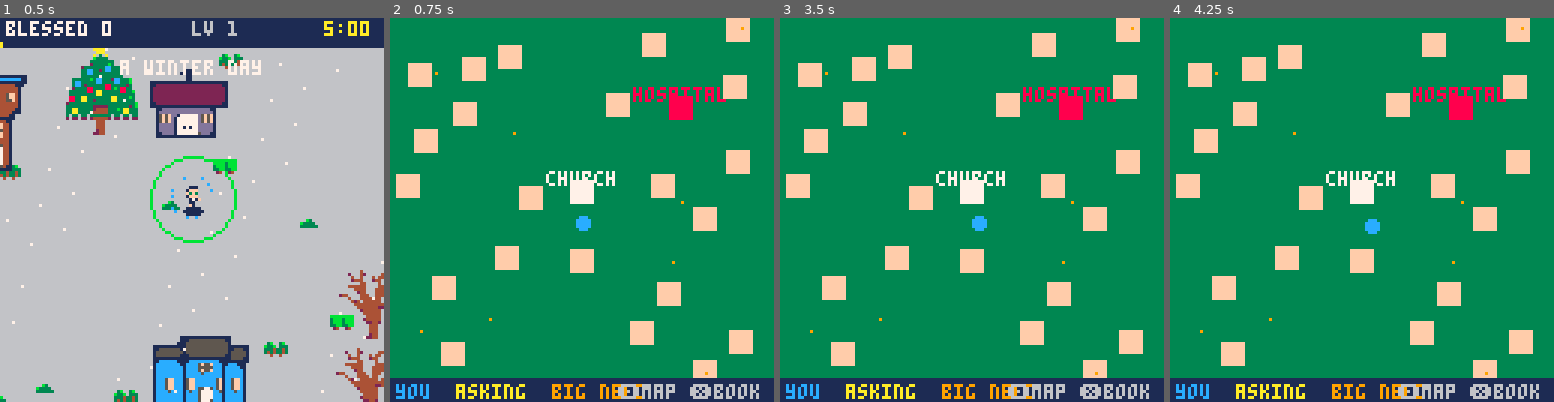
Above: before the commit, frames 1-4 (left to right).
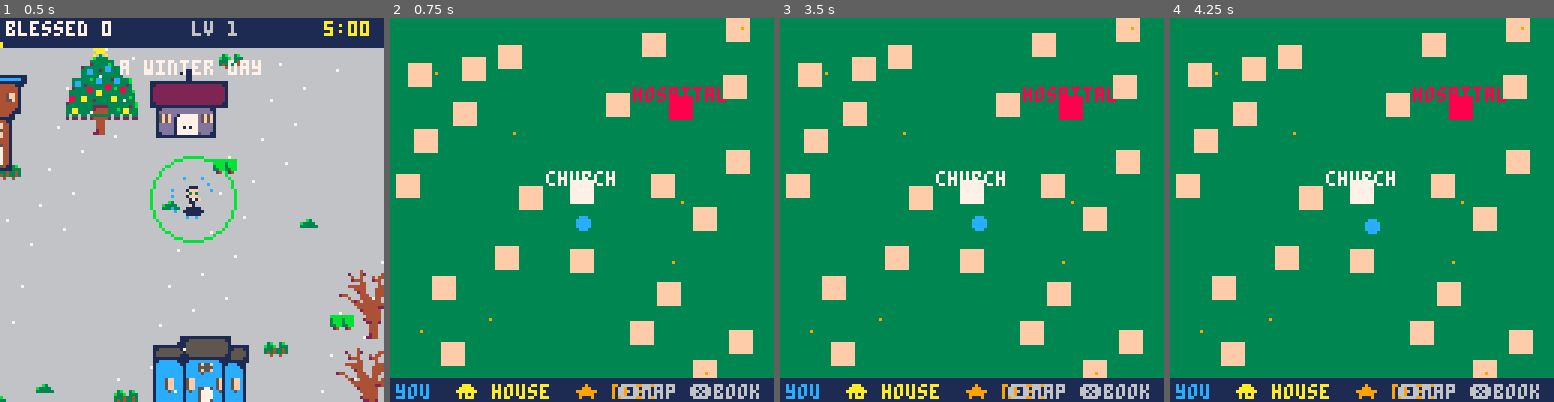
Above: after the commit, the same moments.

Repository: shalone86/sdcourses
Game: PICO-8 cartridge game/blessed.p8
Same seed, same stepped clock (60 frames per second), same inputs: the game is played once before the commit and once after it.
Inputs:
- Up to frame 1 (0.5 s): tap X (X key) at 0.33 s
- Up to frame 2 (0.75 s): tap O (Z key) at 0.7 s
- Up to frame 3 (3.5 s): tap X (X key) at 1.07, 1.85, 2.97 s; hold Right 1.6-2.1 s; tap O (Z key) every 0.4 s from 1.7 to 3.3 s; hold Up 2.15-2.42 s; hold Right 2.47-3.03 s; hold Left from 3.08 s (still down)
- Up to frame 4 (4.25 s): release Left at 3.58 s; hold Down 3.63-3.97 s; tap O (Z key) at 3.7, 4.1 s; hold Right from 4.02 s (still down); tap X (X key) at 4.08 s

Frame 1 is identical in both runs. In frame 2, 0.8% of the frame differs, in the area x 17-69%, y 95-100%; in frame 3, 0.8%; in frame 4, 0.8%.

Commit message:
Blessed!: house and big-need symbols on screen, at its edges and on the map; easier Benedictine
A blinking house symbol sits over each house waiting for a blessing
(orange for a big need there); at the screen's edge a house, star or +
points to houses, big needs and a filling hospital. The map shows only
those needs, as the same symbols. Benedictine unlocks with 30 or fewer
missed. Her big pictures are referred to by number (saves tokens).

Co-Authored-By: Claude Opus 5.5 <noreply@anthropic.com>
Claude-Session: https://claude.ai/code/session_014A5HNbCtgPJAi8nNk3cpQw

Diff:
--- a/game/blessed.p8
+++ b/game/blessed.p8
@@ -50,7 +50,6 @@
 -- @end
 
 -- @big (npm run pico8 writes her 32x32 art here)
-big={["church-1"]=0,["church-2"]=1,["church-3"]=2,["cathedral"]=3,["hospital"]=4,["chapel"]=5,["house-1"]=6,["house-2"]=7,["house-3"]=8,["house-4"]=9,["tree-1"]=10,["tree-2"]=11,["tree-3"]=12,["tree-4"]=13,["tree-5"]=14,["tree-6"]=15,["christmas-tree"]=16,["marian-garden"]=17}
 bigart="33333333333333333333333333333333333333333333333332777733335bbb533325bbb9433307bbb9433304bbbb8433304bbbb8433305b …(3252 unchanged characters)…
 -- @end big
 
@@ -81,7 +80,7 @@
  poke(0x5f55,0x60) -- back to the screen
 end
 
--- draw big picture n (from big[...])
+-- draw big picture n
 -- with its top left at x,y
 function bigspr(n,x,y,fl)
  if n<8 then
@@ -245,7 +244,7 @@
 chars={
  {n="priest",s=0,w=6,d="the parish priest"},
  {n="benedictine",s=28,w=30,d="people wait longer",
-  u="5 or fewer missed in a day"},
+  u="30 or fewer missed in a day"},
  {n="dominican",s=60,w=62,d="garden; more rosaries",
   u="marian garden 3 times in a day"},
  {n="franciscan",s=64,w=66,d="starts as chaplain",
@@ -267,7 +266,7 @@
 function check_unlocks()
  local f=0
  for i=1,#combos do if dget(1)&(1<<i)>0 then f+=1 end end
- local won={false,missed<=5 and score>=50,l("marian garden")>=3,
+ local won={false,missed<=30 and score>=50,l("marian garden")>=3,
   sick_healed>=50,f>=3,cath,score>=500}
  newchar=nil
  for i=2,#chars do
@@ -1004,26 +1003,28 @@
 end
 
 -- her drawing for a building
+-- (her big pictures by number, in
+-- the order of "big" in sprites.json:
+-- 0-2 church levels, 3 cathedral,
+-- 4 hospital, 5 chapel, 6-9 houses,
+-- 10-15 trees 1-6, 16 christmas
+-- tree, 17 marian garden)
 function art(b)
- local name
- if b.k=="church" then
-  name=cath and "cathedral" or "church-"..min(church+1,3)
- elseif b.k=="hosp" then name="hospital"
- elseif b.k=="chapel" then name="chapel"
- elseif b.k=="house" then name="house-"..b.v end
- return big[name]
+ if b.k=="church" then return cath and 3 or min(church,2) end
+ if b.k=="house" then return 5+b.v end
+ return b.k=="hosp" and 4 or 5
 end
 
 -- a big tree (4 people tall); in
 -- winter leafy trees are bare and
 -- some pines are christmas trees
 function tree(tr)
- local name="tree-"..tr.k
+ local n=9+tr.k
  if season==4 then
-  if tr.k!=4 then name="tree-"..tr.bare
-  elseif tr.xmas then name="christmas-tree" end
- end
- bigspr(big[name],tr.x-16,tr.y-32)
+  if tr.k!=4 then n=9+tr.bare
+  elseif tr.xmas then n=16 end
+ end
+ bigspr(n,tr.x-16,tr.y-32)
 end
 
 function draw_person(q)
@@ -1065,11 +1066,8 @@
  end
  for it in all(items) do pset(it.x/4,it.y/4,9) end
  for q in all(people) do
-  if q.ev then
-   circfill(q.x/4,q.y/4,1,t%10<5 and 9 or 7)
-  elseif q.k!="walk" then
-   pset(q.x/4,q.y/4,t%10<5 and 10 or 7)
-  end
+  if q.ev then print("\146",q.x/4-3,q.y/4-2,t%10<5 and 9 or 7)
+  elseif q.k=="home" then print("\138",q.x/4-3,q.y/4-2,t%10<5 and 10 or 7) end
  end
  print("church",church_x/4-10,church_y/4-7,7)
  print("hospital",hosp_x/4-14,hosp_y/4-7,8)
@@ -1079,7 +1077,7 @@
  if hosp_need>0 then print("+"..hosp_need,hosp_x/4-2,hosp_y/4+6,chap and 8 or 5) end
  circfill(p.x/4,p.y/4,2,t%10<5 and 12 or 7)
  rectfill(0,120,127,127,1)
- print("\fcyou  \faasking  \f9big need",2,122)
+ print("\fcyou  \fa\138 house  \f9\146 need",2,122)
  print("\142map \151book",76,122,6)
 end
 
@@ -1171,13 +1169,14 @@
    pal(13,b.wc) pal(6,b.wc) pal(2,b.rc)
    bigspr(art(b),b.x-8,b.y-16)
    pal()
+   if b.who and t%20<14 then print("\138",b.x+5,b.y-22,b.who.ev and 9 or 10) end
   end
  end
  for tr in all(trees) do at(tr.x,tr.y) tree(tr) end
  at(church_x,church_y)
  -- the marian garden, beside the church
  if garden>0 then
-  bigspr(big["marian-garden"],church_x+26,church_y-16)
+  bigspr(17,church_x+26,church_y-16)
  end
  -- grace piled up, waiting for you
  if church_pile>0 then
@@ -1276,15 +1275,19 @@
  -- off the screen: who's waiting
  -- at home or at the hospital
  -- (and the hospital, filling up)
+ -- symbols at the edge: ⌂ a house
+ -- blessing, ★ a big need, + the
+ -- hospital filling up
  local marks={}
  for q in all(people) do
-  if q.k=="home" or q.ev then add(marks,{q.x,q.y,q.ev and 9 or 10}) end
- end
- if chap and hosp_need>=5 then add(marks,{hosp_x+8,hosp_y+8,8}) end
+  if q.ev then add(marks,{q.x,q.y,9,"\146"})
+  elseif q.k=="home" then add(marks,{q.x,q.y,10,"\138"}) end
+ end
+ if chap and hosp_need>=5 then add(marks,{hosp_x+8,hosp_y+8,8,"+"}) end
  for m in all(marks) do
   local sx,sy=wd(m[1],p.x)+64,wd(m[2],p.y)+60
   if sx<0 or sx>127 or sy<10 or sy>127 then
-   circfill(mid(2,sx,125),mid(13,sy,125),1,m[3])
+   print(m[4],mid(1,sx,121),mid(12,sy,122),m[3])
   end
  end
 
Not shown, changed: scripts/pico8.mjs
